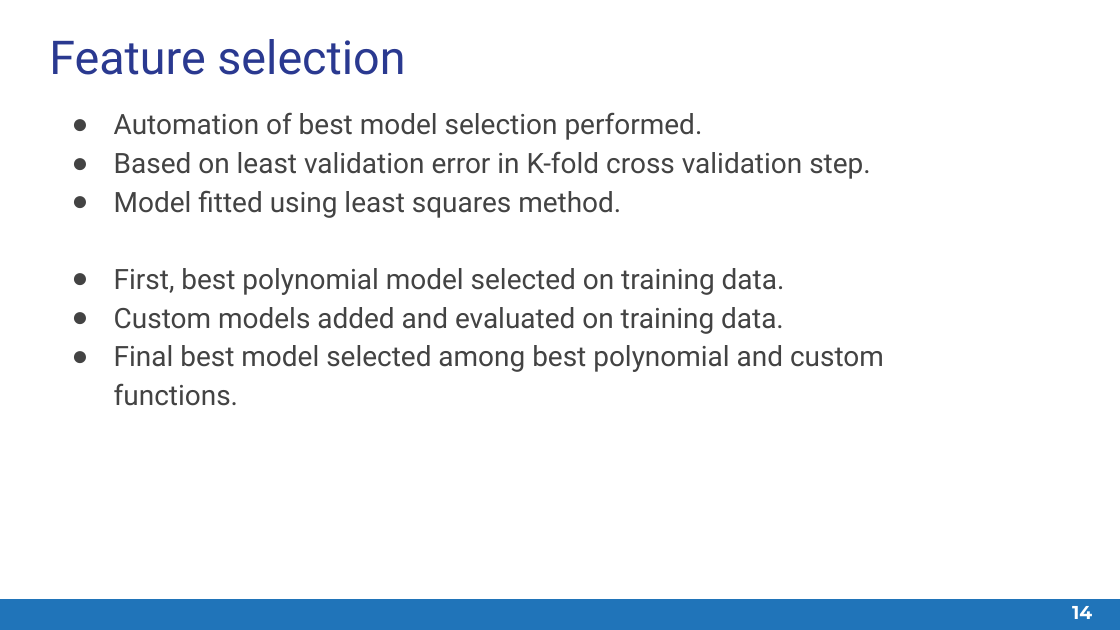
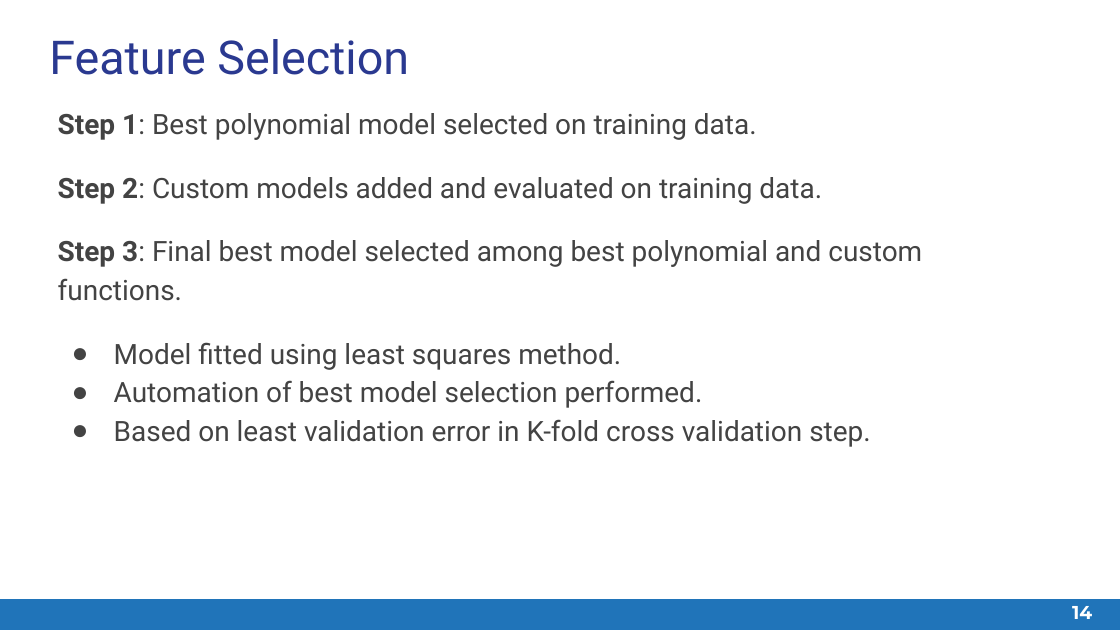
Before and after one commit to ayushkumarshah/Linear_Feature_Engineering_Matlab, a slide deck: slide 14 of documentation/Quantitative Foundations Project 1 - Slide Deck.pptx. Drawn at 1120x630 pixels with LibreOffice and Linux fonts; fonts in the diff are those of the drawing. Boxes give left, top, right and bottom in pixels: in the first picture for what was removed or moved away, otherwise in the second. Text is boxed around its words. In the diff, an @@ line names an element or a change of style, - is before the commit and + after.

Commit message:
Finalise the project

```diff
--- a/documentation/Quantitative Foundations Project 1 - Slide Deck.pptx
+++ b/documentation/Quantitative Foundations Project 1 - Slide Deck.pptx
@@ title at <box>49,39,409,75</box>: text changed @@
-Feature selection
+Feature Selection
@@ text at <box>58,113,922,370</box>: paragraphs added @@
+Step 1: Best polynomial model selected on training data.
+Step 2: Custom models added and evaluated on training data.
+Step 3: Final best model selected among best polynomial and custom functions.
+● Model fitted using least squares method.
@@ text at <box>114,190,884,406</box>: paragraphs removed @@
-● Model fitted using least squares method.
-● First, best polynomial model selected on training data.
-● Custom models added and evaluated on training data.
-● Final best model selected among best polynomial and custom functions.
```
Also in this commit, not shown: 7 other slides changed, 2 other files.
